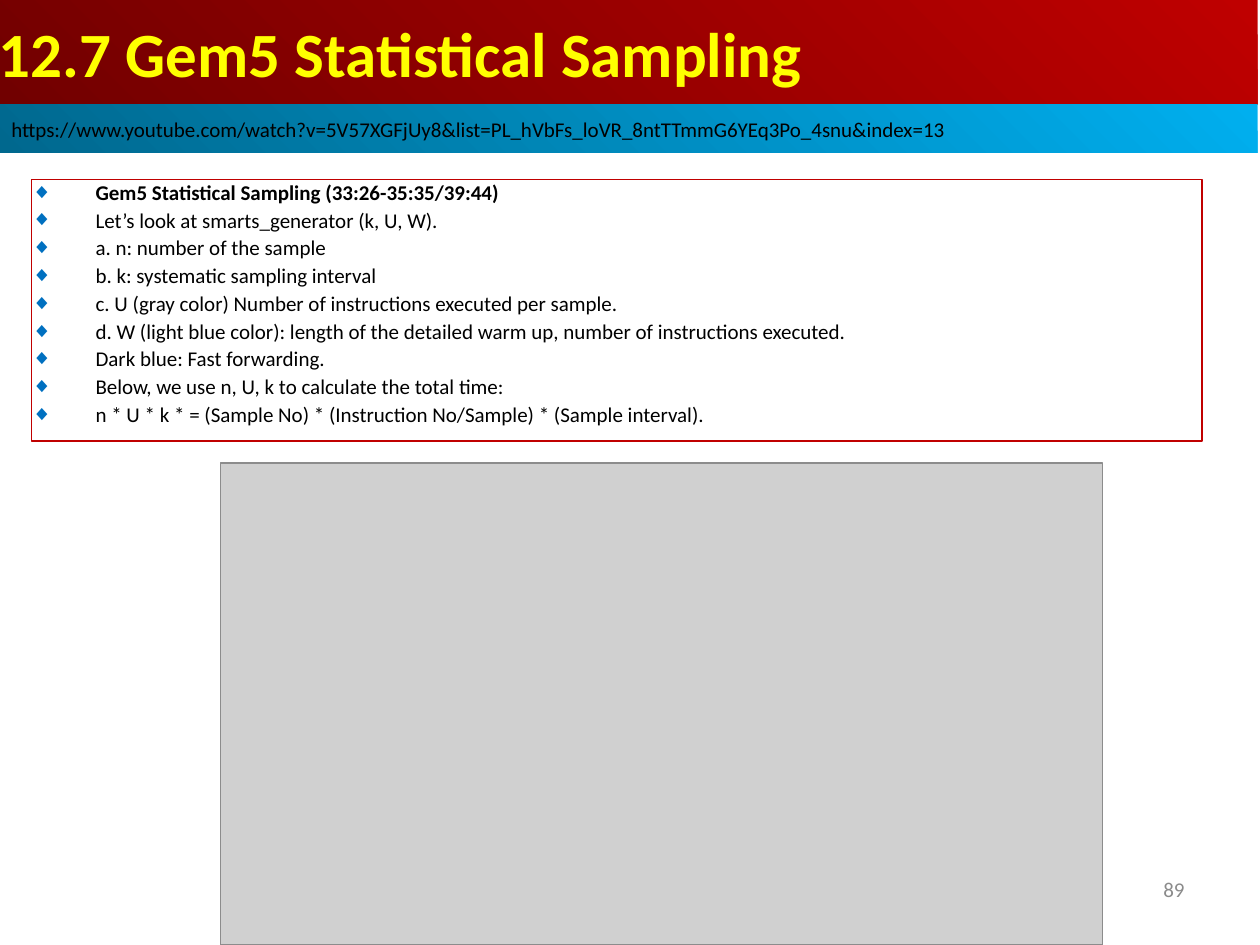
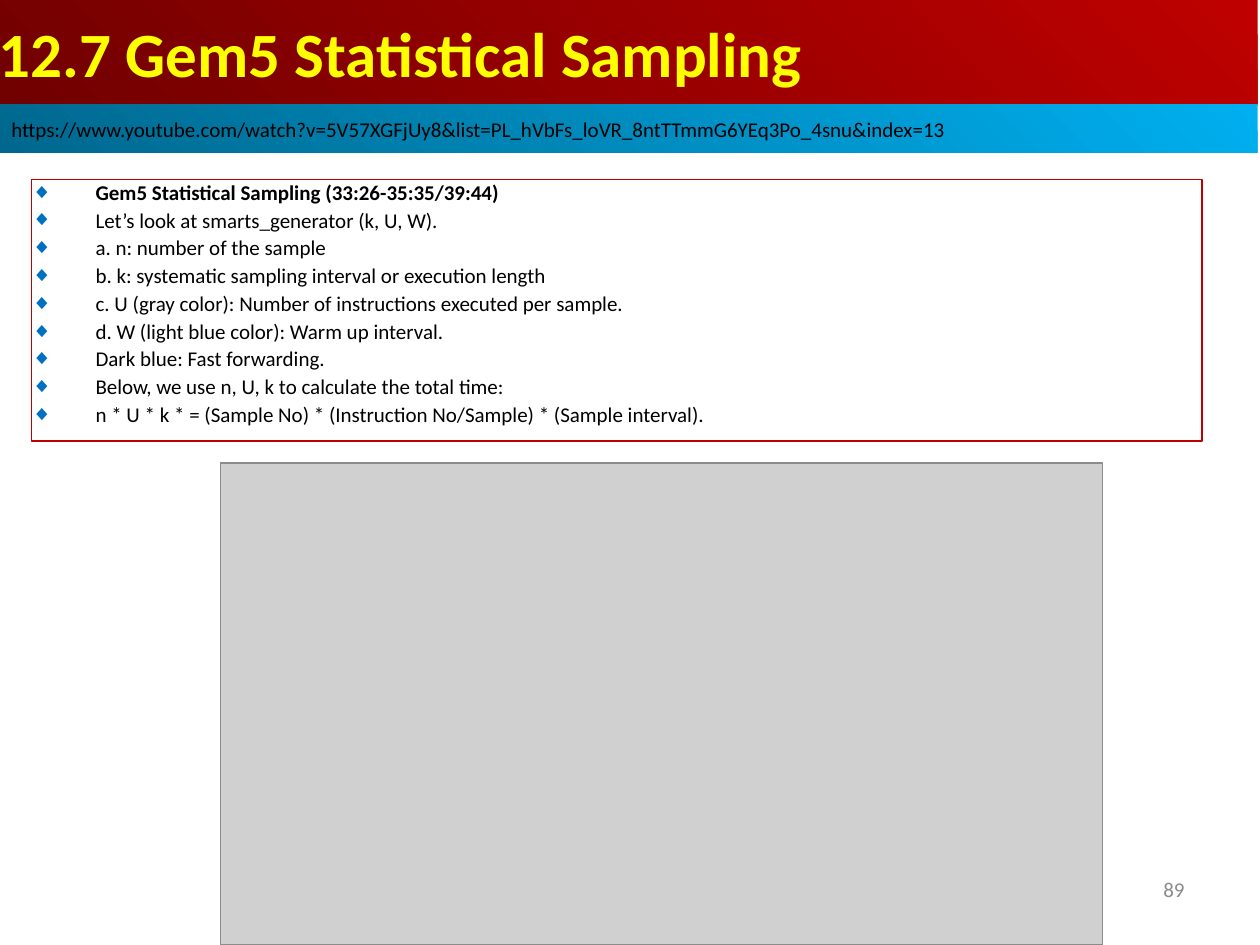
Before and after one commit to peterhchen/AIU_CS850_Gem5_McPAT, a slide deck: slide 89 of 050_Gem5/013.SampleSim/000_Video/013.SampleSim.ppt. Drawn at 1260x945 pixels with LibreOffice and Linux fonts; fonts in the diff are those of the drawing; grey boxes stand for pictures. Boxes give left, top, right and bottom in pixels: in the first picture for what was removed or moved away, otherwise in the second. Text is boxed around its words. In the diff, an @@ line names an element or a change of style, - is before the commit and + after.

```diff
--- a/050_Gem5/013.SampleSim/000_Video/013.SampleSim.ppt
+++ b/050_Gem5/013.SampleSim/000_Video/013.SampleSim.ppt
@@ text in rectangle at <box>96,268,623,343</box>: text changed @@
-◆ b. k: systematic sampling interval
-◆ c. U (gray color) Number of instructions executed per sample.
-◆ d. W (light blue color): length of the detailed warm up, number of instructions executed.
+◆ b. k: systematic sampling interval or execution length
+◆ c. U (gray color): Number of instructions executed per sample.
+◆ d. W (light blue color): Warm up interval.
```
Also in this commit, not shown: 1 other slide changed.
